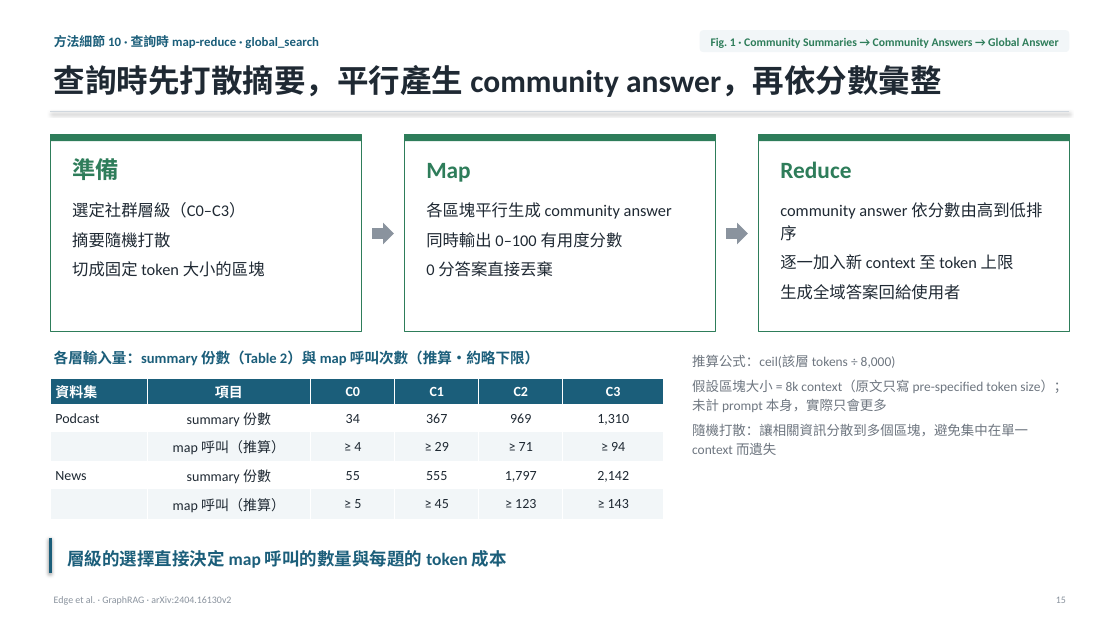
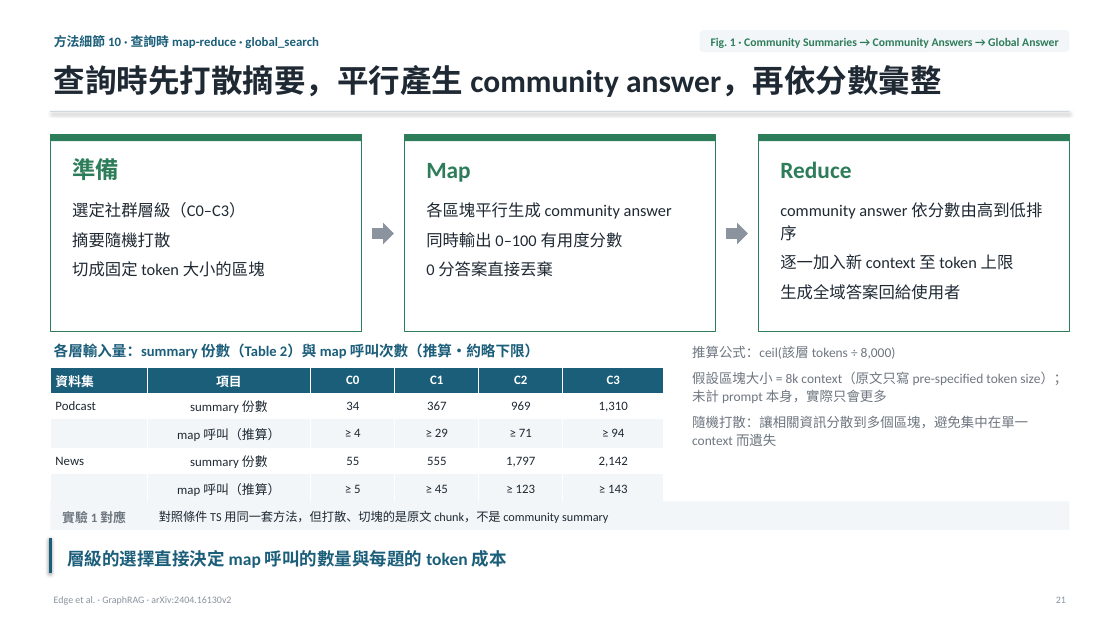
Before and after one commit to Moris-Zhan/CV-RAG-LLM-Papers, a slide deck: slide 21 of RAG/2024_GraphRAG/graph-rag-full-slides_zh-TW.pptx (slide 15 before the commit). Drawn at 1120x630 pixels with LibreOffice and Linux fonts; fonts in the diff are those of the drawing. Boxes give left, top, right and bottom in pixels: in the first picture for what was removed or moved away, otherwise in the second. Text is boxed around its words. In the diff, an @@ line names an element or a change of style, - is before the commit and + after.

```diff
--- a/RAG/2024_GraphRAG/graph-rag-full-slides_zh-TW.pptx
+++ b/RAG/2024_GraphRAG/graph-rag-full-slides_zh-TW.pptx
@@ text "各層輸入量：summary 份數（Table 2）與 map 呼叫次數（推算・約略下限）": place and size @@
-text "各層輸入量：summary 份數（Table 2）與 map 呼叫次數（推算・約略下限）" at [54,350,539,366]
+text "各層輸入量：summary 份數（Table 2）與 map 呼叫次數（推算・約略下限）" at [54,343,539,359]
@@ text "推算公式：ceil(該層 tokens ÷ 8,000)": place and size @@
-text "推算公式：ceil(該層 tokens ÷ 8,000)" at [692,355,1067,455]
+text "推算公式：ceil(該層 tokens ÷ 8,000)" at [692,346,1067,446]
@@ table at [50,368,664,500] @@
@@ size 12 to 11 pt @@
@@ table: place and size @@
-table at [50,378,664,516]
+table at [50,368,664,500]
@@ rectangle added at [50,502,1070,530], fill #F2F6F8 @@
@@ text added at [62,511,126,523], 11 pt, text #6E7680, bold @@
+實驗 1 對應
@@ text added at [159,510,608,523], 10.5 pt, text #1F2933 @@
+對照條件 TS 用同一套方法，但打散、切塊的是原文 chunk，不是 community summary
```
Also in this commit, not shown: 23 other slides changed, 15 slides added, 5 other files.
